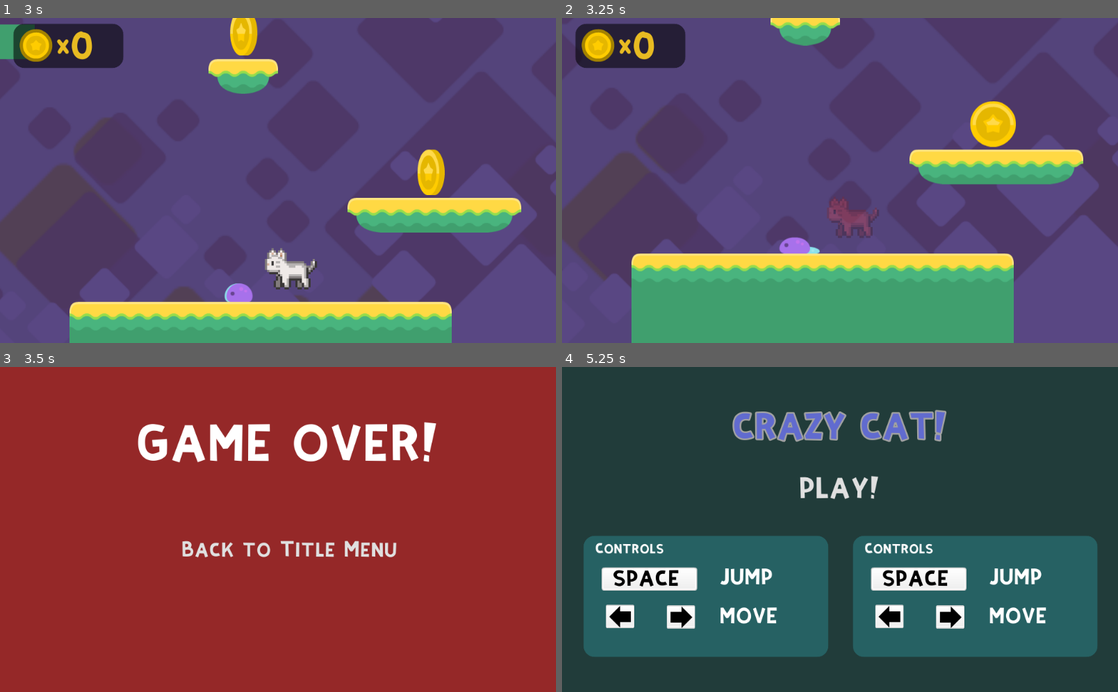
Above: before the commit, frames 1-4 (two rows, left to right).
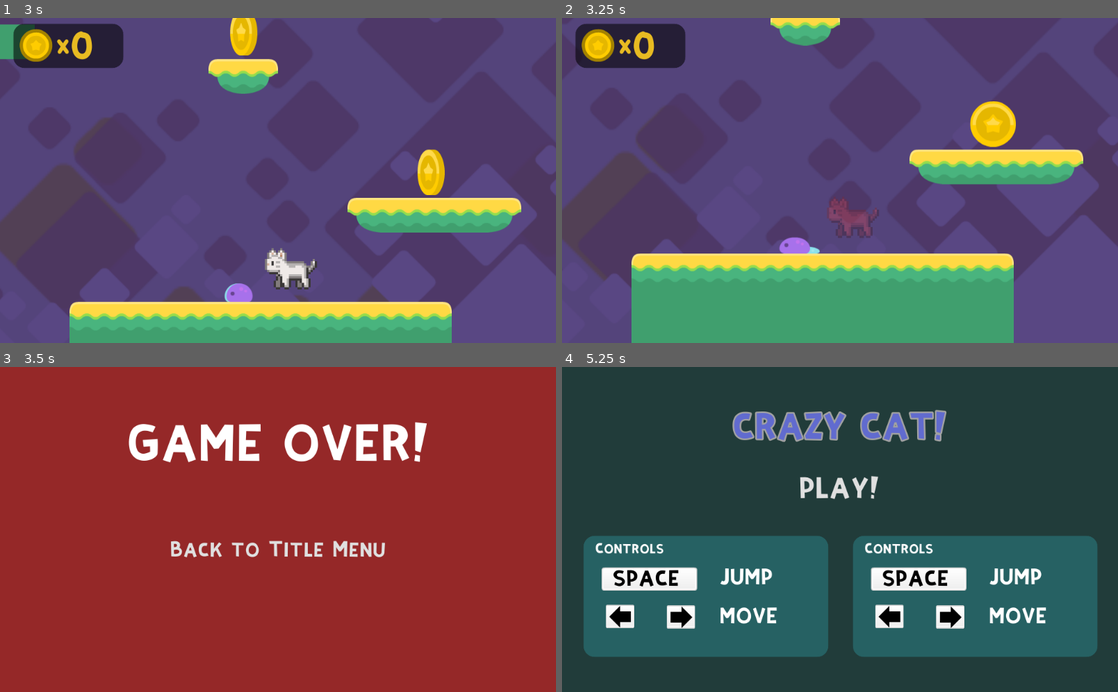
Above: after the commit, the same moments.

Repository: noantiq/CrazyCat
Game: Godot game, scene res://menus/TitleMenu/TitleMenu.tscn
The game is run twice, just before and just after one commit, with the same random seed, the same clock (stepped at 60 frames per second) and the same inputs. The engine's default icon, where the game draws it, is replaced by a stand-in: a white triangle on a blue panel in a dark square.
Inputs:
- Up to frame 1 (3 s): click "PLAY!" at 0.5 s; tap Enter at 1.25 s; hold Ctrl (run) 1.28-2.03 s; hold D (right) 1.28-2.78 s; tap Space (jump) at 1.52, 2.27 s; tap Ctrl (run) at 2.1 s; hold A (left) from 2.78 s (still down); hold Ctrl (run) from 2.78 s (still down)
- Up to frame 2 (3.25 s): keep holding A (left); keep holding Ctrl (run)
- Up to frame 3 (3.5 s): keep holding A (left); keep holding Ctrl (run)
- Up to frame 4 (5.25 s): release A (left) at 3.53 s; release Ctrl (run) at 3.53 s; hold D (right) 3.53-5 s; tap Ctrl (run) at 3.6 s; tap Space (jump) at 3.77, 4.25, 4.52 s; hold Ctrl (run) 4.28-5 s; click "Back to Title Menu" at 5 s

Frames 1-2 are identical in both runs. In frame 3, 5.2% of the frame differs, in the area x 23-79%, y 16-59%; in frame 4, nothing differs.

Commit message:
center text in win and loose screen

Diff:
--- a/menus/GameOver.tscn
+++ b/menus/GameOver.tscn
@@ -22,18 +22,17 @@
 color = Color( 0.584314, 0.156863, 0.156863, 1 )
 
 [node name="Label" type="Label" parent="."]
-margin_left = 250.0
 margin_top = 114.0
-margin_right = 808.0
+margin_right = 1024.0
 margin_bottom = 232.0
 custom_fonts/font = SubResource( 1 )
 text = "Game Over!"
+align = 1
 uppercase = true
 
 [node name="MainMenuButton" type="Button" parent="."]
-margin_left = 328.0
 margin_top = 317.0
-margin_right = 738.0
+margin_right = 1024.0
 margin_bottom = 364.0
 custom_fonts/font = SubResource( 2 )
 text = "Back to Title Menu"
--- a/menus/Win.tscn
+++ b/menus/Win.tscn
@@ -21,18 +21,17 @@
 color = Color( 0.121569, 0.568627, 0.262745, 1 )
 
 [node name="Label" type="Label" parent="."]
-margin_left = 298.0
 margin_top = 121.0
-margin_right = 856.0
+margin_right = 1024.0
 margin_bottom = 239.0
 custom_fonts/font = SubResource( 1 )
-text = "you win!"
+text = "you won!"
+align = 1
 uppercase = true
 
 [node name="MainMenuButton" type="Button" parent="."]
-margin_left = 328.0
 margin_top = 317.0
-margin_right = 738.0
+margin_right = 1024.0
 margin_bottom = 364.0
 custom_fonts/font = SubResource( 2 )
 text = "Back to Title Menu"
